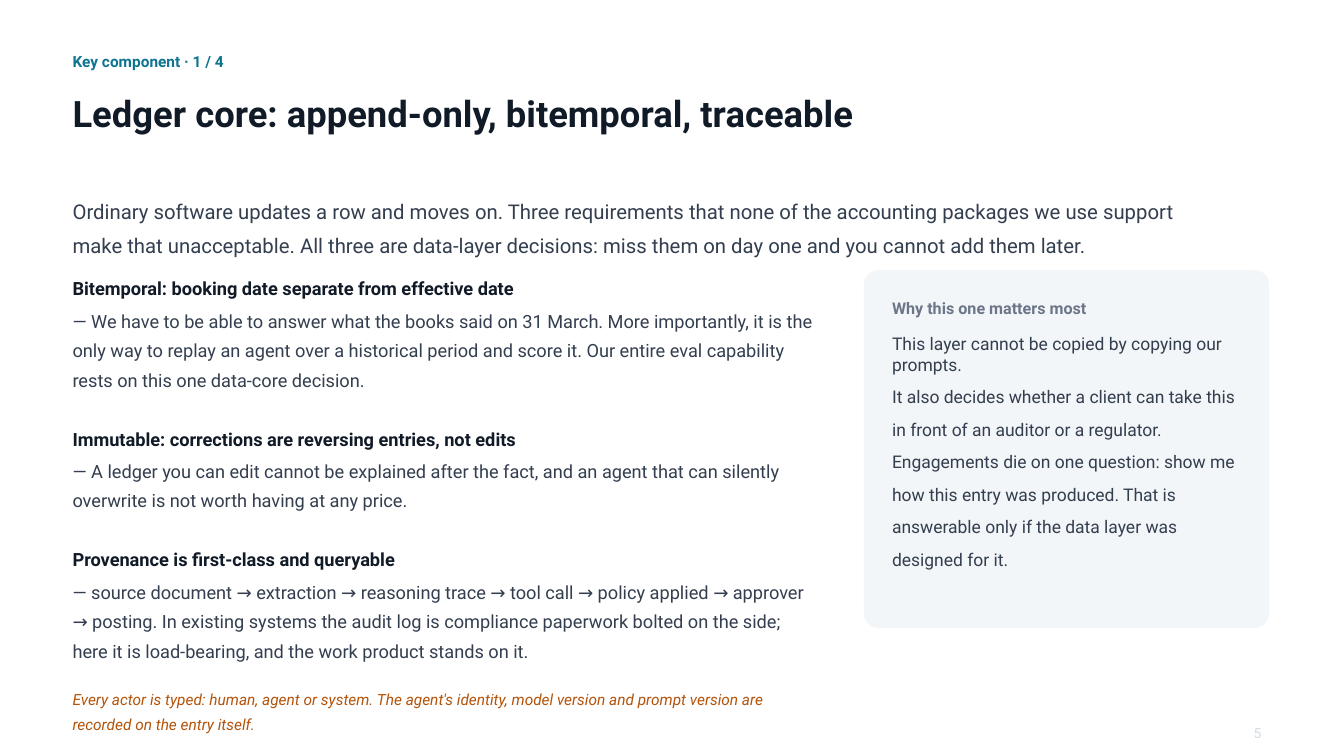
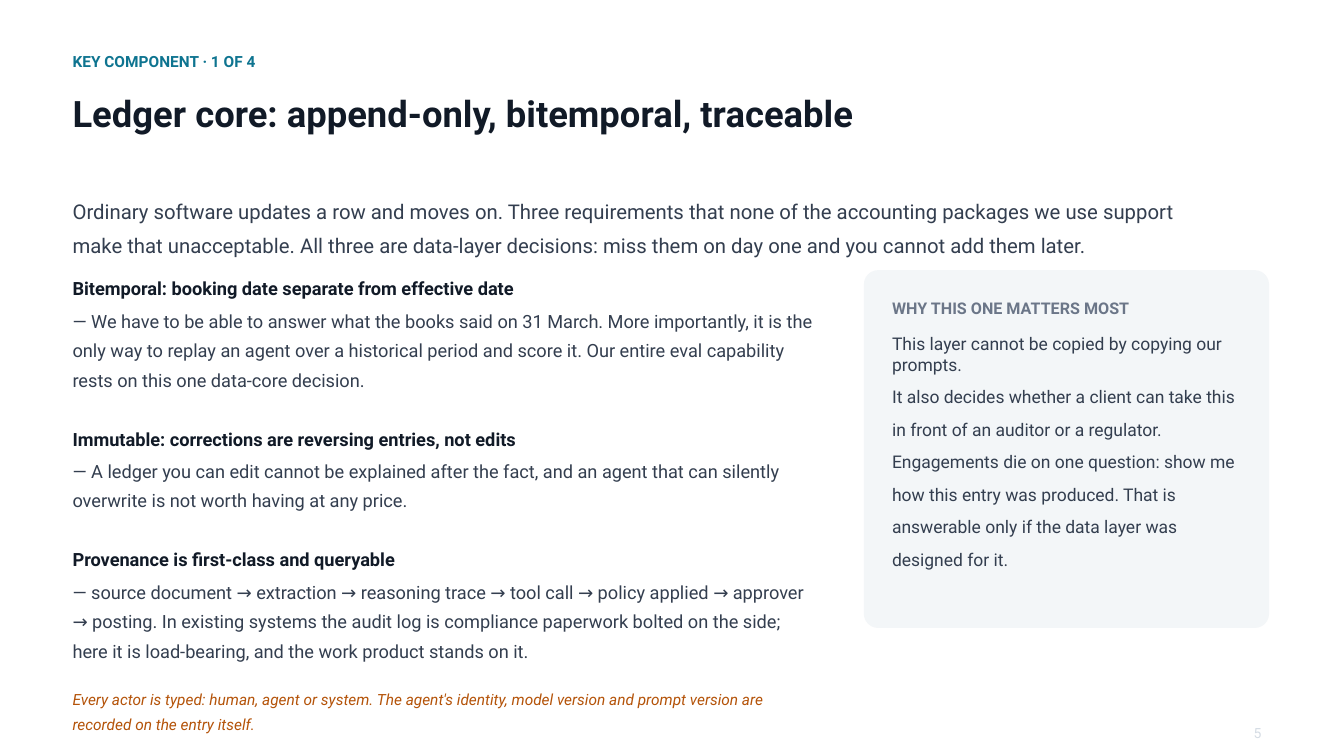
Before and after one commit to cllu/aimi-accounting-software-proposal, a slide deck: slide 6 of agent-native-accounting-deck.pptx. Drawn at 1344x756 pixels with LibreOffice and Linux fonts; fonts in the diff are those of the drawing. Boxes give left, top, right and bottom in pixels: in the first picture for what was removed or moved away, otherwise in the second. Text is boxed around its words. In the diff, an @@ line names an element or a change of style, - is before the commit and + after.

Commit message:
Update wording

```diff
--- a/agent-native-accounting-deck.pptx
+++ b/agent-native-accounting-deck.pptx
@@ text at [73, 56, 256, 67]: text changed @@
-Key component · 1 / 4
+KEY COMPONENT · 1 OF 4
@@ text at [892, 302, 1129, 314]: text changed @@
-Why this one matters most
+WHY THIS ONE MATTERS MOST
```
Also in this commit, not shown: 9 other slides changed.
